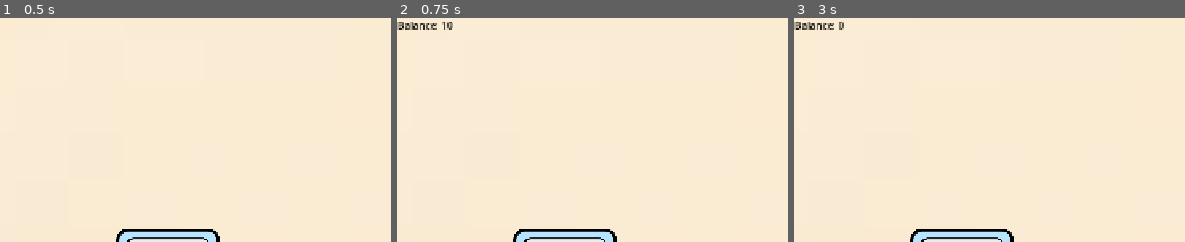
Above: before the commit, frames 1-3 (left to right).
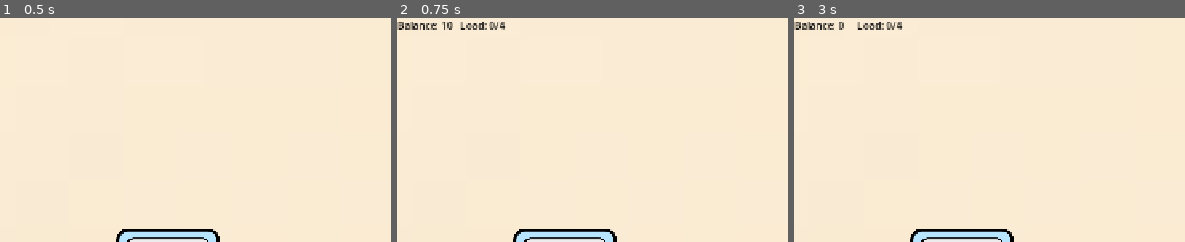
Above: after the commit, the same moments.

Repository: dkajo/supply-chain-game
Game: Godot game, scene res://Scenes/level.tscn
Two runs of this game, one before a commit and one after it. Both use one fixed random seed, a clock stepped at 60 frames per second and the inputs below.
Inputs:
- Up to frame 1 (0.5 s): no input
- Up to frame 2 (0.75 s): click "START" at 0.5 s
- Up to frame 3 (3 s): click "START" at 1.25 s; click "STOP" at 2 s; click "Maintenance" at 2.75 s
The pictures show only the part of the screen within x 0-50%, y 0-50%; the shares and areas given below are measured in that part.

Frame 1 is identical in both runs. In frame 2, 0.3% of the frame differs, in the area x 16-28%, y 1-6%; in frame 3, 0.3%.

Commit message:
Truck will not accept products when full

Diff:
--- a/Scripts/level.gd
+++ b/Scripts/level.gd
@@ -20,6 +20,7 @@
 	ui.hide_game_over()
 	game_state = GameState.RUNNING
 	update_balance(STARTING_BALANCE)
+	update_truck_load_label($Truck._get_load(), $Truck._get_capacity())
 	print("Game started")
 
 func game_over(): # Controls what happens upon game over
@@ -78,7 +79,7 @@
 func _on_truck_loaded_product(product): # Receive the product from the signal
 	update_score_label(product.value - product.production_cost)
 	update_balance(product.value - product.production_cost)
-	ui.update_truck_load_label($Truck._get_load(), $Truck._get_capacity())
+	update_truck_load_label($Truck._get_load(), $Truck._get_capacity())
 
 # --- Label Updates ---
 func update_balance(input_value):
@@ -99,3 +100,6 @@
 	label.text = s
 	await get_tree().create_timer(0.8).timeout
 	label.visible = false
+
+func update_truck_load_label(load, capacity):
+	ui.update_truck_load_label(load, capacity)
--- a/Scripts/truck.gd
+++ b/Scripts/truck.gd
@@ -3,6 +3,9 @@
 var capacity: int = 4 : set = _set_capacity, get = _get_capacity
 var load: int : set = _set_load, get = _get_load
 var is_full: bool
+
+enum State { AVAILABLE, AWAY }
+var state: State = State.AVAILABLE
 
 signal product_entered # Create a signal
 
@@ -17,6 +20,7 @@
 	load = value
 	if load == capacity:
 		is_full = true
+		state = State.AWAY
 		print ("Truck is full!") # Debugging
 
 func _get_load() -> int:
@@ -24,7 +28,10 @@
 
 # Detects if an area2d node enters the trucks collision area
 func _on_area_entered(area: Area2D) -> void:
-	if area.is_in_group("product"):
+	if area.is_in_group("product") and state == State.AVAILABLE:
+		load += 1
 		emit_signal("product_entered", area) # Added area to emit the area to the signal function so properties can be used
 		area.queue_free() # Removes product
-		load += 1
+	else:
+		print ("Truck is full and cannot accept more products")
+		area.queue_free() # Removes product
